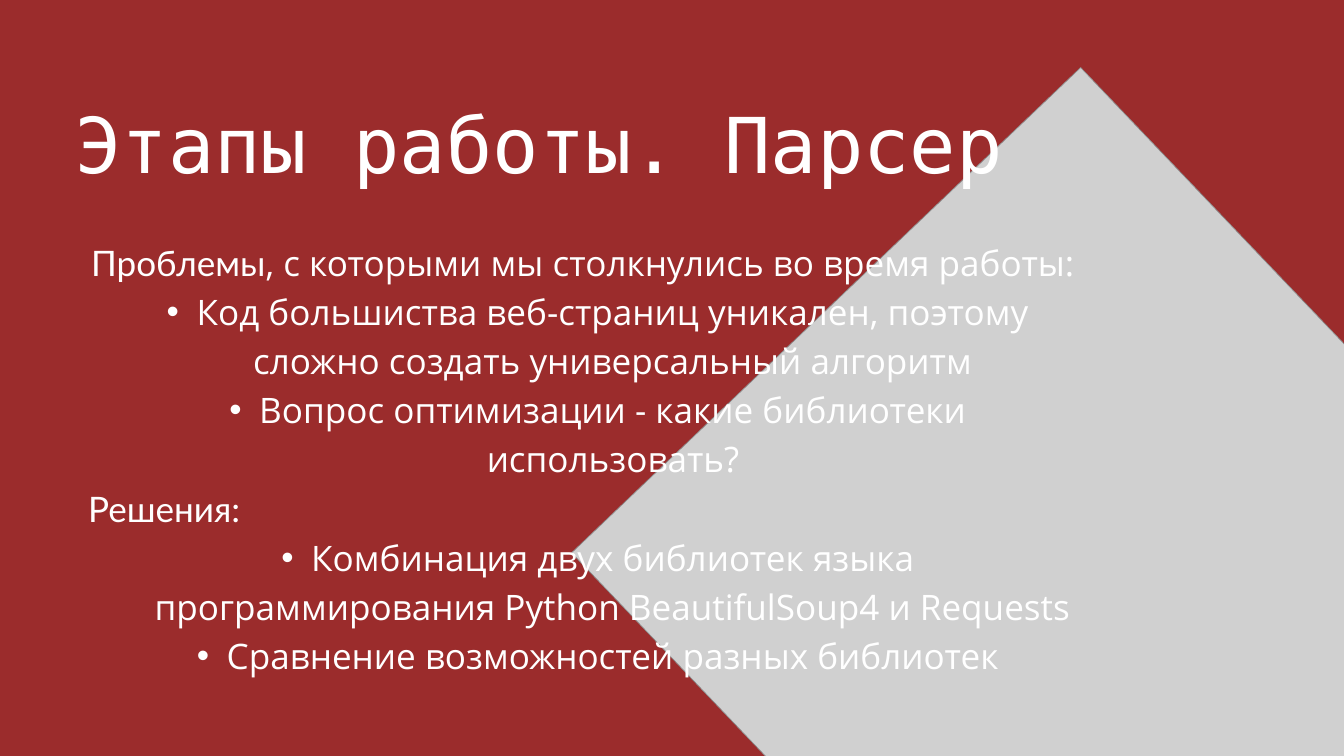
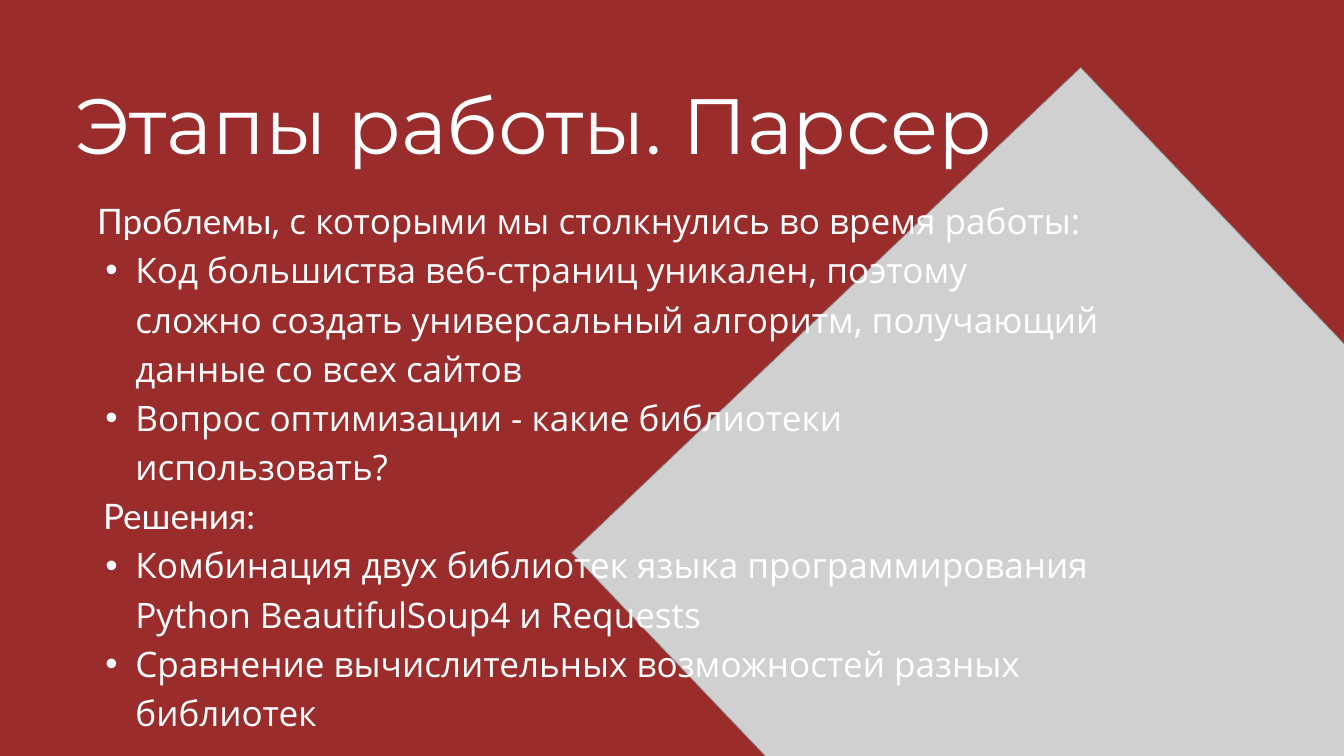
Before and after one commit to FAKENEWS-PROJECT/fakenewsProject, a slide deck: slide 6 of Семинар 20.01.2022/распознавание фейковых новостей.pptx. Drawn at 1344x756 pixels with LibreOffice and Linux fonts; fonts in the diff are those of the drawing; grey boxes stand for pictures. Boxes give left, top, right and bottom in pixels: in the first picture for what was removed or moved away, otherwise in the second. Text is boxed around its words. In the diff, an @@ line names an element or a change of style, - is before the commit and + after.

```diff
--- a/Семинар 20.01.2022/распознавание фейковых новостей.pptx
+++ b/Семинар 20.01.2022/распознавание фейковых новостей.pptx
@@ text "Этапы работы. Парсер": place and size @@
-text "Этапы работы. Парсер" at [76,113,1002,189]
+text "Этапы работы. Парсер" at [76,94,992,173]
@@ text "Этапы работы. Парсер" at [76,94,992,173]: size 82.5 to 84 pt, font DejaVu Sans Mono to Montserrat; line spacing 99pt to 100.8pt @@
@@ text "Проблемы, с которыми мы столкнулись ...": place and size @@
-text "Проблемы, с которыми мы столкнулись ..." at [88,243,1075,679]
+text "Проблемы, с которыми мы столкнулись ..." at [97,206,1099,687]
@@ text at [135,250,1099,389]: text changed @@
-  • Код большиства веб-страниц уникален, поэтому сложно создать универсальный алгоритм
+  • Код большиства веб-страниц уникален, поэтому сложно создать универсальный алгоритм, получающий данные со всех сайтов
@@ text at [135,398,1088,638]: alignment centre to left @@
@@ text at [135,644,1020,687]: text changed @@
-  • Сравнение возможностей разных библиотек
+  • Сравнение вычислительных возможностей разных библиотек
```
Also in this commit, not shown: 4 other slides changed, 1 slide added.
